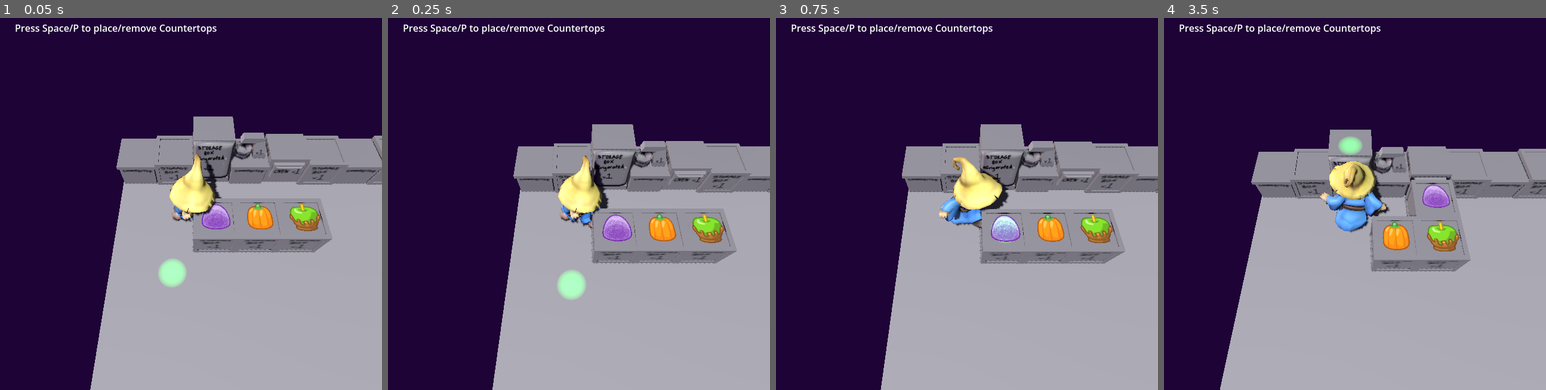
Above: before the commit, frames 1-4 (left to right).
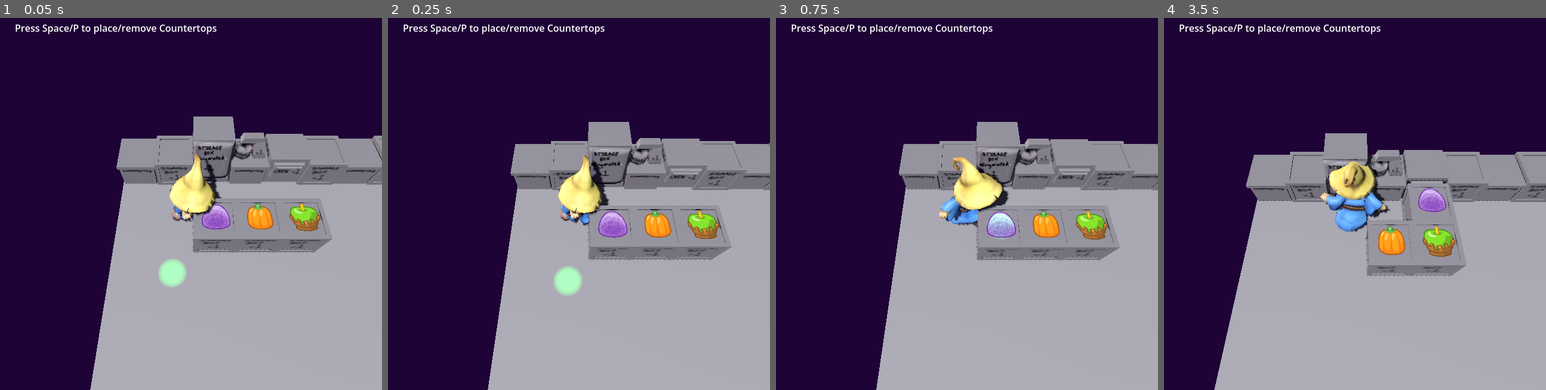
Above: after the commit, the same moments.

Repository: AdmiralPotato/halloween_game_2026
Game: Godot game, scene res://map/TilemapTest.tscn
The game is run twice, just before and just after one commit, with the same random seed, the same clock (stepped at 60 frames per second) and the same inputs.
Inputs (mouse positions are in pixels of both pictures, inside the frame that each line leads up to):
- Up to frame 1 (0.05 s): no input
- Up to frame 2 (0.25 s): no input
- Up to frame 3 (0.75 s): tap Space at 0.5 s; move the mouse to (1051, 177) at 0.52 s; hold Right (move_right) from 0.53 s (still down); tap P (pickup) at 0.6 s
- Up to frame 4 (3.5 s): tap Space at 1.25, 2, 2.75 s; move the mouse to (1278, 218) at 1.27 s; release Right (move_right) at 1.28 s; hold Down (move_down) 1.28-2.03 s; tap C (toggle_rearrange) at 1.35, 2.85 s; move the mouse to (1393, 114) at 2.02 s; hold Right (move_right) 2.03-2.78 s; tap P (pickup) at 2.1 s; move the mouse to (1335, 274) at 2.77 s; hold Up (move_up) from 2.78 s (still down)

Frame 1 is identical in both runs. In frame 2, 6.5% of the frame differs, in the area x 26-100%, y 27-100%; in frame 3, 6.1%; in frame 4, 6.8%, in the area x 13-100%, y 30-100%.

Commit message:
Furni and items can now be placed in the editor in a reasonably ergonomic way.
(And the mage lost a few pounds.)

Diff:
--- a/map/TestPlayer.tscn
+++ b/map/TestPlayer.tscn
@@ -4,6 +4,7 @@
 [ext_resource type="PackedScene" uid="uid://c0nueq4njhld5" path="res://assets/mage.glb" id="2_rn8i4"]
 
 [sub_resource type="CapsuleShape3D" id="CapsuleShape3D_el5rg"]
+radius = 0.375
 
 [sub_resource type="AnimationNodeAnimation" id="AnimationNodeAnimation_rn8i4"]
 animation = &"idle"
@@ -56,73 +57,73 @@
 [node name="mage" parent="." unique_id=645908498 instance=ExtResource("2_rn8i4")]
 transform = Transform3D(2, 0, 0, 0, 2, 0, 0, 0, 2, 0, 0, 0)
 
-[node name="Skeleton3D" parent="mage/mage_bones" parent_id_path=PackedInt32Array(645908498, 907022497) index="0" unique_id=1433606933]
-bones/1/position = Vector3(-0.004700422, 0.34830397, -0.15315631)
-bones/1/rotation = Quaternion(-0.0010015797, 0.7078574, 0.7063544, 0.00067131326)
-bones/2/rotation = Quaternion(0.67096853, -3.735505e-05, 1.9674268e-05, 0.7414859)
-bones/3/rotation = Quaternion(0.08390234, -0.003953615, 0.0796796, 0.9932754)
-bones/4/rotation = Quaternion(-0.28472087, 0.08961365, -0.03269504, 0.9538525)
-bones/5/rotation = Quaternion(-0.0033227399, 0.10390032, 0.027299507, 0.9942075)
-bones/6/rotation = Quaternion(0.34030643, -0.0016818529, 0.02861112, 0.93987775)
-bones/7/rotation = Quaternion(-0.010451974, 0.010676056, 0.044315223, 0.9989059)
-bones/8/rotation = Quaternion(0.73619336, -0.038171522, 0.079506256, 0.671)
-bones/9/rotation = Quaternion(0.6060461, -0.11905715, -0.021010574, 0.78618836)
-bones/10/rotation = Quaternion(0.6933544, 0.0022169873, 0.13282143, 0.7082465)
-bones/11/rotation = Quaternion(0.74715185, 0.13697086, -0.053027876, 0.64822155)
-bones/12/rotation = Quaternion(0.80595094, 0.00083568157, 0.0043032477, 0.59196615)
-bones/13/rotation = Quaternion(0.896472, 0.004081616, 0.001558337, -0.443079)
-bones/14/rotation = Quaternion(0.78471243, -0.3248309, -0.4839379, -0.21098705)
-bones/15/rotation = Quaternion(0.7792053, 0.33214527, 0.48613587, -0.21492)
-bones/16/rotation = Quaternion(-0.65330327, 0.51074934, 0.27806458, 0.48477843)
-bones/17/rotation = Quaternion(-0.42364576, -0.21645321, -0.051482543, 0.87807846)
-bones/18/rotation = Quaternion(-0.066754766, -2.1094456e-07, -0.44058013, 0.89522797)
-bones/19/rotation = Quaternion(-0.53921247, 0.77637553, -0.0040517296, 0.3263044)
-bones/20/rotation = Quaternion(0.21402879, 0.46244735, 0.17098443, 0.84326655)
-bones/22/position = Vector3(2.9669065e-09, 0.1124998, 3.4874041e-09)
-bones/22/rotation = Quaternion(-1.6426446e-07, 7.726894e-08, -0.7071098, 0.70710385)
-bones/23/rotation = Quaternion(-0.26414543, 0.9052632, -0.19428062, 0.2701497)
-bones/24/rotation = Quaternion(0.57700086, 0.62231123, 0.21046083, -0.48528853)
-bones/25/rotation = Quaternion(-0.31335935, 0.400366, 0.5136887, 0.6911129)
-bones/26/rotation = Quaternion(-0.072408065, -1.238659e-07, 0.477894, 0.87542814)
-bones/27/rotation = Quaternion(-0.22657956, 0.25079364, -0.7831106, 0.5220173)
-bones/28/rotation = Quaternion(-0.040474646, -0.802575, -0.2297596, 0.54904085)
-bones/30/position = Vector3(-0.0048954086, 0.0639949, 0.0118916)
-bones/30/rotation = Quaternion(0.46853426, 0.4715664, 0.5056946, 0.54988515)
-bones/31/rotation = Quaternion(-0.2062505, 0.34014952, -0.58838874, 0.7039587)
-bones/32/rotation = Quaternion(-0.13467905, 0.89433956, -0.4266327, -0.0016656369)
-bones/33/rotation = Quaternion(0.1487572, 0.87013257, -0.46530446, -0.06505774)
-bones/34/rotation = Quaternion(-0.18996975, 0.9817633, 0.0017769872, -0.007014772)
-bones/35/rotation = Quaternion(0.18987331, 0.9816523, 0.0062964894, -0.016348213)
-bones/36/rotation = Quaternion(0.11291879, 1.7980337e-07, -1.3289538e-07, 0.99360424)
+[node name="Skeleton3D" parent="mage/mage_bones" parent_id_path=PackedInt32Array(645908498, 1087787856) index="0" unique_id=145731199]
+bones/1/position = Vector3(-0.0051319506, 0.34207237, -0.15407808)
+bones/1/rotation = Quaternion(-0.0003616798, 0.7320292, 0.681262, 0.0039113844)
+bones/2/rotation = Quaternion(0.7144226, -0.0046402793, 0.0024735513, 0.6996948)
+bones/3/rotation = Quaternion(0.12815844, -0.008899561, 0.0702262, 0.9892242)
+bones/4/rotation = Quaternion(-0.29753688, 0.017597122, 0.034938633, 0.95390856)
+bones/5/rotation = Quaternion(0.02509516, 0.06864123, -0.025064021, 0.9970108)
+bones/6/rotation = Quaternion(0.34030646, -0.0016818515, 0.028611097, 0.93987775)
+bones/7/rotation = Quaternion(0.016301543, -0.0017302443, 0.051199954, 0.9985539)
+bones/8/rotation = Quaternion(0.7450108, -0.040374342, 0.16014896, 0.6462826)
+bones/9/rotation = Quaternion(0.66162765, -0.123137936, -0.030722754, 0.73901427)
+bones/10/rotation = Quaternion(0.74323016, -0.02733102, 0.1298017, 0.6557542)
+bones/11/rotation = Quaternion(0.7907568, 0.13859348, -0.003481016, 0.5962244)
+bones/12/rotation = Quaternion(0.8436773, -1.955152e-08, -2.2739827e-07, 0.5368507)
+bones/13/rotation = Quaternion(0.8649034, -3.2147618e-08, -4.951772e-08, -0.5019383)
+bones/14/rotation = Quaternion(0.7661683, -0.36009994, -0.46211076, -0.26413646)
+bones/15/rotation = Quaternion(0.7661151, 0.36019278, 0.4620382, -0.26429066)
+bones/16/rotation = Quaternion(-0.6109797, 0.53018886, 0.23217884, 0.5400895)
+bones/17/rotation = Quaternion(-0.5061792, -0.09273086, -0.072412364, 0.85436535)
+bones/18/rotation = Quaternion(-0.057696808, -1.6810371e-07, -0.38079756, 0.92285657)
+bones/19/rotation = Quaternion(-0.56991756, 0.7615509, -0.019096004, 0.30800933)
+bones/20/rotation = Quaternion(0.21159357, 0.34280688, 0.18135983, 0.8971178)
+bones/22/position = Vector3(-3.4847258e-10, 0.112499796, 9.617793e-09)
+bones/22/rotation = Quaternion(-1.3871116e-07, 5.4072903e-08, -0.7071098, 0.70710385)
+bones/23/rotation = Quaternion(-0.29382685, 0.8667987, -0.20759442, 0.3452977)
+bones/24/rotation = Quaternion(0.5311241, 0.63966423, 0.15186685, -0.53448427)
+bones/25/rotation = Quaternion(-0.43401238, 0.43303657, 0.49917454, 0.61232126)
+bones/26/rotation = Quaternion(-0.055649642, -7.729978e-08, 0.3672882, 0.92844087)
+bones/27/rotation = Quaternion(-0.20256172, 0.29816556, -0.73106486, 0.5793188)
+bones/28/rotation = Quaternion(-0.041926995, -0.82592225, -0.14567634, 0.5430223)
+bones/30/position = Vector3(-0.0048954147, 0.06399489, 0.011891585)
+bones/30/rotation = Quaternion(0.46853435, 0.47156656, 0.50569457, 0.54988503)
+bones/31/rotation = Quaternion(-0.16065513, 0.3049003, -0.5945873, 0.72642386)
+bones/32/rotation = Quaternion(-0.11678641, 0.88925797, -0.4400022, 0.044488087)
+bones/33/rotation = Quaternion(0.16884397, 0.869236, -0.46433797, -0.017627122)
+bones/34/rotation = Quaternion(-0.18996975, 0.9817633, 0.0017771161, -0.0070147957)
+bones/35/rotation = Quaternion(0.18987331, 0.9816523, 0.006296616, -0.016348189)
+bones/36/rotation = Quaternion(0.11291866, 1.7932182e-07, -1.325244e-07, 0.99360424)
 bones/37/rotation = Quaternion(0.9492918, -0.16457272, -0.14643715, -0.22431459)
 bones/38/rotation = Quaternion(0.9598367, 0.18929213, 0.036225136, -0.20388654)
-bones/39/rotation = Quaternion(-0.6606191, -0.05273887, -0.025504243, 0.7484321)
-bones/41/position = Vector3(6.676796e-06, 0.13503559, -0.00012476457)
-bones/41/rotation = Quaternion(-0.6464589, 0.0009318366, 0.00089327997, 0.7629477)
-bones/42/rotation = Quaternion(0.4305078, -0.48101112, 0.5689648, 0.50948054)
-bones/43/rotation = Quaternion(-0.51923865, -0.7420275, 0.27862078, 0.31962004)
-bones/44/rotation = Quaternion(0.45507163, -0.003884595, 0.0834436, 0.8865281)
-bones/45/rotation = Quaternion(-0.013168342, 0.86583817, -0.4890395, 0.10483969)
-bones/46/rotation = Quaternion(0.38237843, 0.036966264, -0.015312765, 0.9231391)
-bones/47/position = Vector3(-0.06966287, 0.011988636, -0.054795675)
-bones/47/rotation = Quaternion(-0.12282195, -0.011890617, 0.22293812, 0.96699125)
-bones/48/rotation = Quaternion(0.48101106, 0.43050772, -0.50948054, 0.56896484)
-bones/49/rotation = Quaternion(-0.39999545, 0.6075677, -0.4840635, 0.48636162)
-bones/50/rotation = Quaternion(0.3683762, 0.0040626847, -0.06754698, 0.92721087)
-bones/51/rotation = Quaternion(-0.005127602, 0.74202645, -0.6613696, -0.10936522)
-bones/52/rotation = Quaternion(0.38212574, 0.049865063, -0.020654464, 0.92253286)
-bones/53/position = Vector3(0.046477176, -0.08118659, -0.088285185)
-bones/53/rotation = Quaternion(-0.27416795, 0.30912608, -0.26704845, 0.870608)
-bones/54/position = Vector3(-0.03178493, 0.042979937, -0.08958956)
-bones/54/rotation = Quaternion(-0.08378073, -0.11299003, 0.01826549, 0.98988914)
-bones/55/position = Vector3(0.031784803, 0.042979963, -0.089589514)
-bones/55/rotation = Quaternion(-0.25809997, 0.120542064, -0.08072286, 0.95516384)
-bones/56/position = Vector3(-0.11415221, 0.056302827, -0.0654929)
-bones/56/rotation = Quaternion(-0.012192395, -0.1122932, 0.09539247, 0.98901063)
-bones/57/position = Vector3(0.114152096, 0.056302875, -0.06549306)
-bones/57/rotation = Quaternion(-0.1944415, 0.09406923, -0.1938281, 0.9569609)
+bones/39/rotation = Quaternion(-0.6606191, -0.05273886, -0.025504205, 0.7484321)
+bones/41/position = Vector3(0.00055616617, 0.13795774, -0.010692666)
+bones/41/rotation = Quaternion(-0.6464152, 0.00044336362, 0.0004252328, 0.7629857)
+bones/42/rotation = Quaternion(0.41073275, -0.46324727, 0.5834009, 0.5256845)
+bones/43/rotation = Quaternion(-0.512486, -0.7597586, 0.24659817, 0.3151419)
+bones/44/rotation = Quaternion(0.5085615, -0.00375064, 0.09325171, 0.85595286)
+bones/45/rotation = Quaternion(-0.022554334, 0.84964293, -0.51744694, 0.099231794)
+bones/46/rotation = Quaternion(0.3823498, 0.038482923, -0.015940407, 0.9230784)
+bones/47/position = Vector3(-0.077710405, 0.0027164873, -0.054755475)
+bones/47/rotation = Quaternion(-0.1822791, 0.013228097, 0.24100745, 0.9531604)
+bones/48/rotation = Quaternion(0.46314025, 0.41061392, -0.52577865, 0.58348453)
+bones/49/rotation = Quaternion(-0.29652292, 0.6826419, -0.507128, 0.4346211)
+bones/50/rotation = Quaternion(0.40146747, 0.0039999746, -0.07361474, 0.9129013)
+bones/51/rotation = Quaternion(0.11310026, 0.73417336, -0.66802543, -0.044043507)
+bones/52/rotation = Quaternion(0.38232392, -0.04006053, 0.01659379, 0.92301047)
+bones/53/position = Vector3(0.092375144, -0.0880716, -0.06680072)
+bones/53/rotation = Quaternion(-0.29621157, 0.16125605, -0.27914432, 0.8990738)
+bones/54/position = Vector3(-0.031784922, 0.042979922, -0.08958955)
+bones/54/rotation = Quaternion(-0.08497342, -0.10513915, 0.052224077, 0.9894433)
+bones/55/position = Vector3(0.0317848, 0.04297994, -0.08958949)
+bones/55/rotation = Quaternion(-0.34607813, 0.09598853, -0.09908065, 0.92800826)
+bones/56/position = Vector3(-0.11415221, 0.05630283, -0.0654929)
+bones/56/rotation = Quaternion(-0.050713994, -0.06165325, 0.19663827, 0.9772208)
+bones/57/position = Vector3(0.11415209, 0.05630286, -0.06549305)
+bones/57/rotation = Quaternion(-0.24422711, 0.04717689, -0.23054212, 0.9407326)
 
-[node name="bucket" parent="mage/mage_bones/Skeleton3D" index="0" unique_id=888979770]
+[node name="bucket" parent="mage/mage_bones/Skeleton3D" index="0" unique_id=1025509136]
 visible = false
 
 [node name="AnimationTree" type="AnimationTree" parent="." unique_id=2145077579]
--- a/map/TilemapTest.tscn
+++ b/map/TilemapTest.tscn
@@ -2,6 +2,7 @@
 
 [ext_resource type="Script" uid="uid://c6ijo65efyycu" path="res://map/tilemap_test.gd" id="1_0n275"]
 [ext_resource type="Script" uid="uid://brhfhuo7lsymv" path="res://map/tilemap.gd" id="2_xtlfy"]
+[ext_resource type="PackedScene" uid="uid://d0du8065dim5b" path="res://map/FurniSource.tscn" id="3_0vrjm"]
 [ext_resource type="PackedScene" uid="uid://v5tdiarwxe74" path="res://map/TestPlayer.tscn" id="3_8t2af"]
 [ext_resource type="PackedScene" uid="uid://03n546k1srnw" path="res://ui/debug_panel.tscn" id="4_8t2af"]
 
@@ -40,6 +41,18 @@
 [node name="Tilemap" type="Node3D" parent="." unique_id=991694847]
 script = ExtResource("2_xtlfy")
 metadata/_custom_type_script = "uid://brhfhuo7lsymv"
+
+[node name="Furni2_2" parent="Tilemap" unique_id=1615491916 instance=ExtResource("3_0vrjm")]
+transform = Transform3D(1, 0, 0, 0, 1, 0, 0, 0, 1, 2.5, 0, 2.5)
+ingredient_type = 7
+
+[node name="Furni3_2" parent="Tilemap" unique_id=2070057252 instance=ExtResource("3_0vrjm")]
+transform = Transform3D(1, 0, 0, 0, 1, 0, 0, 0, 1, 3.5, 0, 2.5)
+ingredient_type = 3
+
+[node name="Furni4_2" parent="Tilemap" unique_id=991868078 instance=ExtResource("3_0vrjm")]
+transform = Transform3D(1, 0, 0, 0, 1, 0, 0, 0, 1, 4.5, 0, 2.5)
+ingredient_type = 5
 
 [node name="Floor" type="StaticBody3D" parent="." unique_id=2097173625]
 transform = Transform3D(1, 0, 0, 0, 1, 0, 0, 0, 1, 4, -0.5, 4)
--- a/map/furni_source.gd
+++ b/map/furni_source.gd
@@ -1,3 +1,4 @@
+@tool
 class_name FurniSource
 extends FurniNode
 
@@ -14,9 +15,13 @@
 }
 
 @export var ingredient_type: IngredientType:
-	set(type):
-		$StaticBody3D/CandySprite.play("%d" % type)
+	set(value):
+		$StaticBody3D/CandySprite.play("%d" % value)
+		ingredient_type = value
 
 func item_can_fit(_other_item: ItemNode) -> bool:
 	# Any item can fit on a countertop
 	return true
+
+func _ready():
+	ingredient_type = ingredient_type
--- a/map/tilemap.gd
+++ b/map/tilemap.gd
@@ -147,5 +147,23 @@
 	return null
 
 func _init():
-	if not Engine.is_editor_hint():
+	if Engine.is_editor_hint():
+		EditorInterface.get_selection().connect("selection_changed", self.mess_with_children)
+	else: # not Engine.is_editor_hint()
 		Global.tilemap = self
+
+func mess_with_children():
+	for child in get_children():
+		if child is FurniNode:
+			var tile_x: int = floor(child.position.x)
+			var tile_y: int = floor(child.position.z)
+			child.name = "Furni%d_%d" % [tile_x, tile_y]
+			child.position.x = tile_x + 0.5
+			child.position.y = 0.0
+			child.position.z = tile_y + 0.5
+		elif child is ItemNode:
+			var tile_x: int = floor(child.position.x)
+			var tile_y: int = floor(child.position.z)
+			child.name = "Item%d_%d" % [tile_x, tile_y]
+			child.position.x = tile_x + 0.5
+			child.position.z = tile_y + 0.5
--- a/map/tilemap_test.gd
+++ b/map/tilemap_test.gd
@@ -34,15 +34,15 @@
 		$Tilemap.swap_furni(Vector2i(x,0), FurniPiece.instantiate())
 		$Tilemap.swap_furni(Vector2i(x,number_of_tiles.y - 1), FurniPiece.instantiate())
 
-	var ingredientSource : FurniSource = FURNI_SOURCE.instantiate();
-	ingredientSource.ingredient_type = FurniSource.IngredientType.GUMDROP
-	$Tilemap.swap_furni(Vector2i(2,2), ingredientSource)
-	ingredientSource = FURNI_SOURCE.instantiate();
-	ingredientSource.ingredient_type = FurniSource.IngredientType.PUMPKIN
-	$Tilemap.swap_furni(Vector2i(3,2), ingredientSource)
-	ingredientSource = FURNI_SOURCE.instantiate();
-	ingredientSource.ingredient_type = FurniSource.IngredientType.CARAMEL_APPLE
-	$Tilemap.swap_furni(Vector2i(4,2), ingredientSource)
+	#var ingredientSource : FurniSource# = FURNI_SOURCE.instantiate();
+	#ingredientSource.ingredient_type = FurniSource.IngredientType.GUMDROP
+	#$Tilemap.swap_furni(Vector2i(2,2), ingredientSource)
+	#ingredientSource = FURNI_SOURCE.instantiate();
+	#ingredientSource.ingredient_type = FurniSource.IngredientType.PUMPKIN
+	#$Tilemap.swap_furni(Vector2i(3,2), ingredientSource)
+	#ingredientSource = FURNI_SOURCE.instantiate();
+	#ingredientSource.ingredient_type = FurniSource.IngredientType.CARAMEL_APPLE
+	#$Tilemap.swap_furni(Vector2i(4,2), ingredientSource)
 
 func update_floor():
 	$Tilemap.clear()
